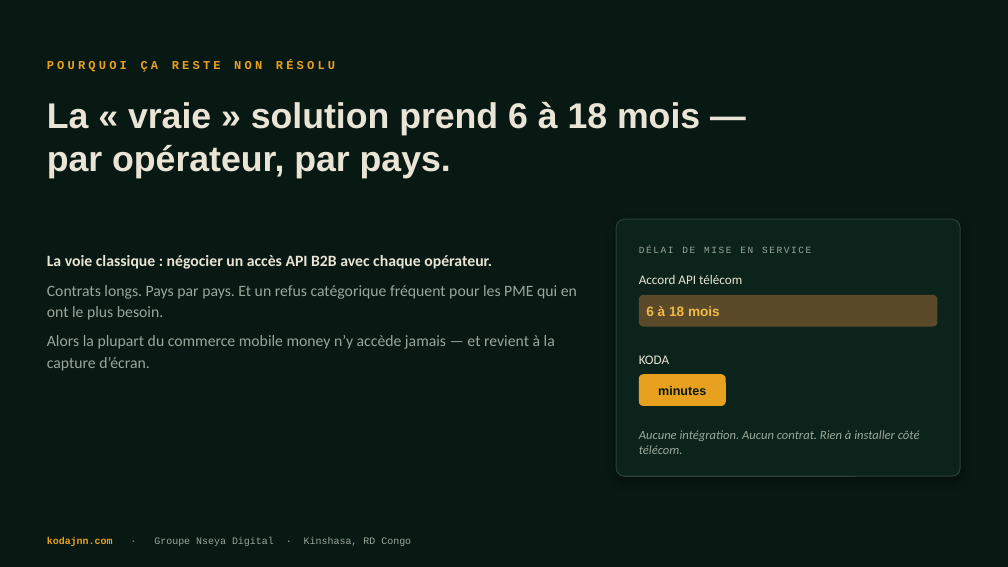
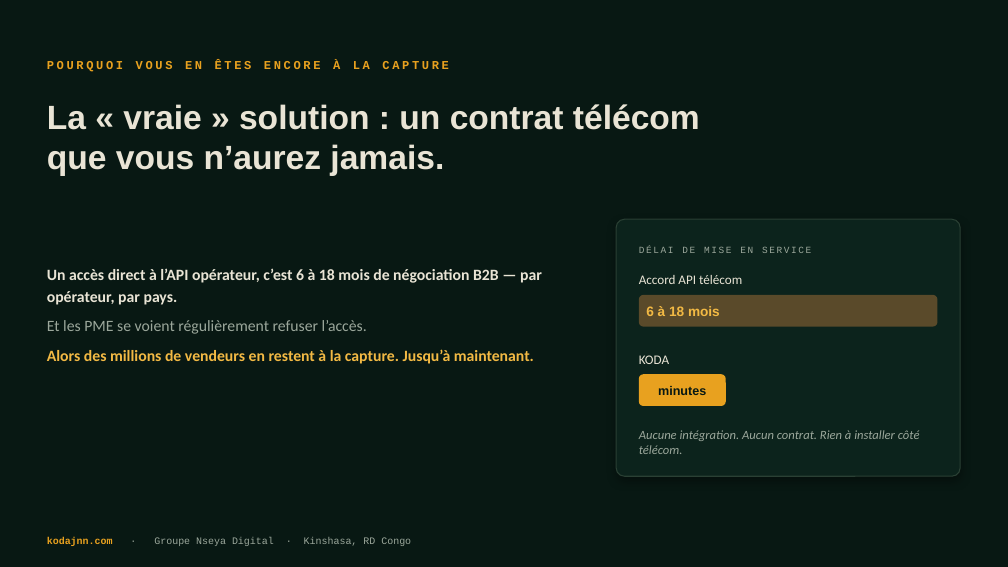
Before and after one commit to jnnseya-cpu/KODA, a slide deck: slide 3 of brand/KODA-deck-FR.pptx. Drawn at 1008x567 pixels with LibreOffice and Linux fonts; fonts in the diff are those of the drawing. Boxes give left, top, right and bottom in pixels: in the first picture for what was removed or moved away, otherwise in the second. Text is boxed around its words. In the diff, an @@ line names an element or a change of style, - is before the commit and + after.

```diff
--- a/brand/KODA-deck-FR.pptx
+++ b/brand/KODA-deck-FR.pptx
@@ text at (47,60,448,72): text changed @@
-POURQUOI ÇA RESTE NON RÉSOLU
+POURQUOI VOUS EN ÊTES ENCORE À LA CAPTURE
@@ text at (47,104,700,176): text changed; size 34 to 32 pt @@
-La « vraie » solution prend 6 à 18 mois —
-par opérateur, par pays.
+La « vraie » solution : un contrat télécom
+que vous n’aurez jamais.
@@ text at (47,268,542,364): text changed; text colour #9BA79B to #E9E4D5; bold on @@
-La voie classique : négocier un accès API B2B avec chaque opérateur.
-Contrats longs. Pays par pays. Et un refus catégorique fréquent pour les PME qui en ont le plus besoin.
-Alors la plupart du commerce mobile money n’y accède jamais — et revient à la capture d’écran.
+Un accès direct à l’API opérateur, c’est 6 à 18 mois de négociation B2B — par opérateur, par pays.
+Et les PME se voient régulièrement refuser l’accès.
+Alors des millions de vendeurs en restent à la capture. Jusqu’à maintenant.
```
Also in this commit, not shown: 9 other slides changed, 3 slides added, 2 slides removed, 5 other files.
